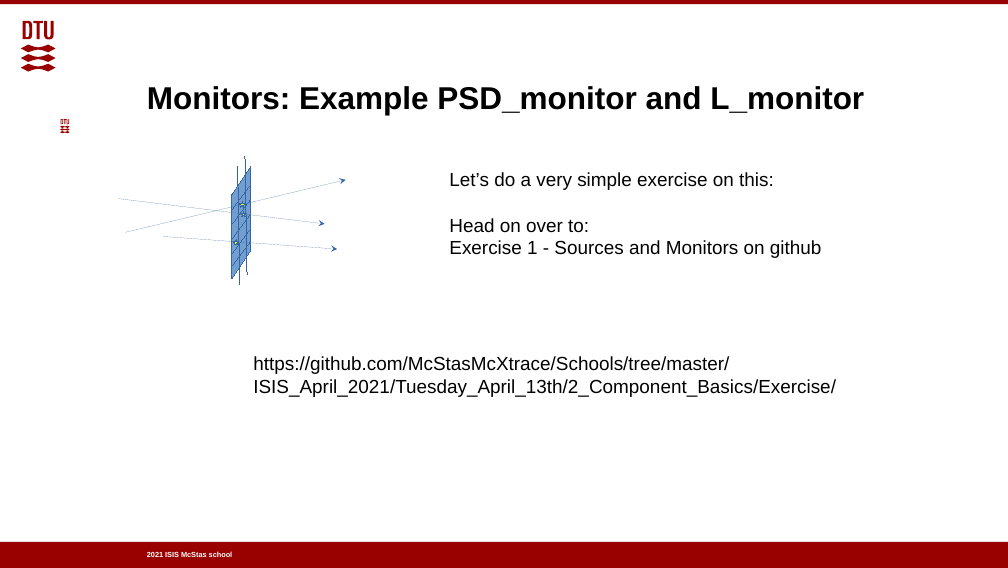
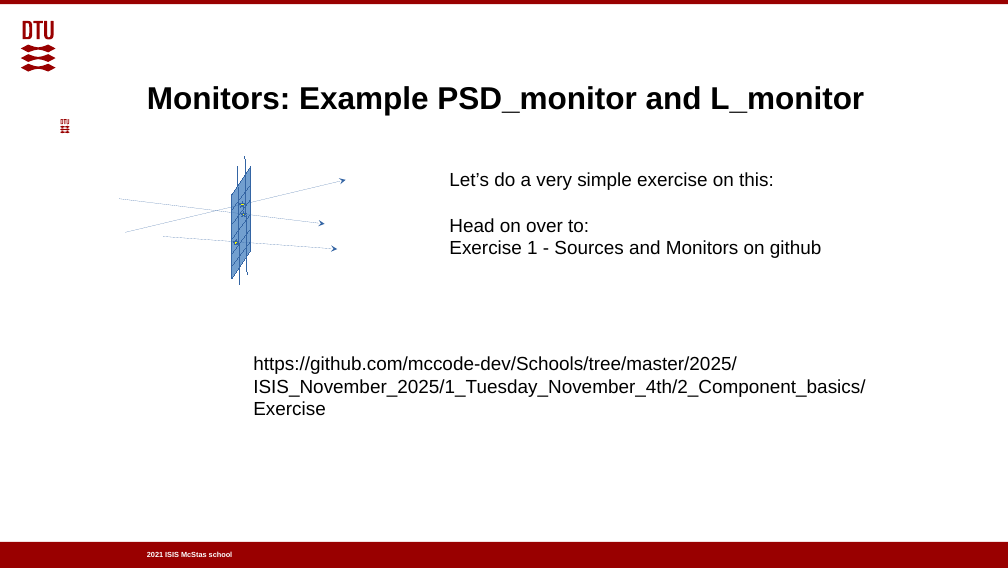
Before and after one commit to mccode-dev/Schools, a slide deck: slide 16 of 2025/ISIS_November_2025/1_Tuesday_November_4th/2_Component_basics/odp/2_Sources_and_Monitors_part1.odp. Drawn at 1008x568 pixels with LibreOffice and Linux fonts; fonts in the diff are those of the drawing; background and template pictures are left out. Boxes give left, top, right and bottom in pixels: in the first picture for what was removed or moved away, otherwise in the second. Text is boxed around its words. In the diff, an @@ line names an element or a change of style, - is before the commit and + after.

Commit message:
Halfway update

```diff
--- a/2025/ISIS_November_2025/1_Tuesday_November_4th/2_Component_basics/odp/2_Sources_and_Monitors_part1.odp
+++ b/2025/ISIS_November_2025/1_Tuesday_November_4th/2_Component_basics/odp/2_Sources_and_Monitors_part1.odp
@@ text at <box>253,356,865,416</box>: text changed @@
-https://github.com/McStasMcXtrace/Schools/tree/master/ISIS_April_2021/Tuesday_April_13th/2_Component_Basics/Exercise/
+https://github.com/mccode-dev/Schools/tree/master/2025/ISIS_November_2025/1_Tuesday_November_4th/2_Component_basics/Exercise
```
